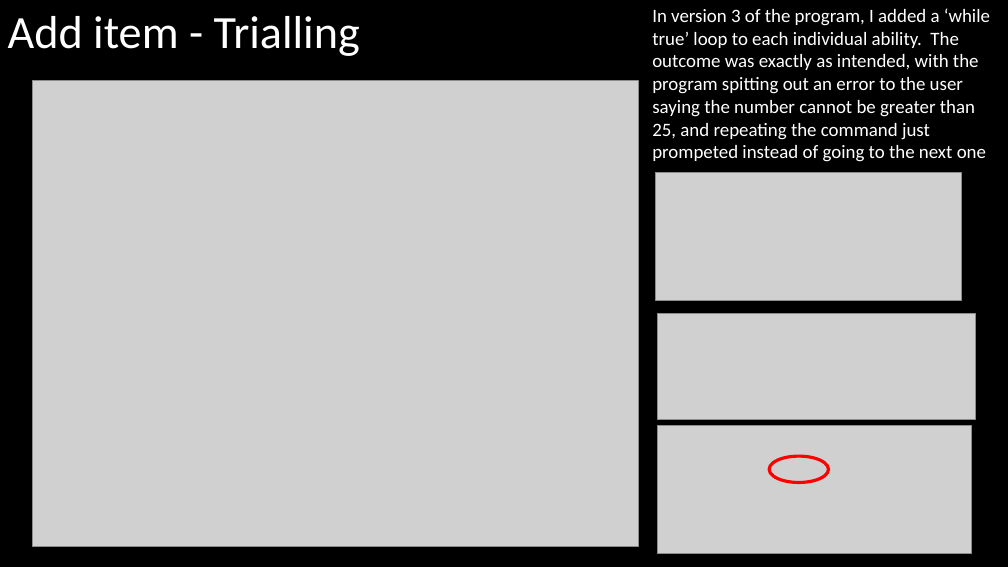
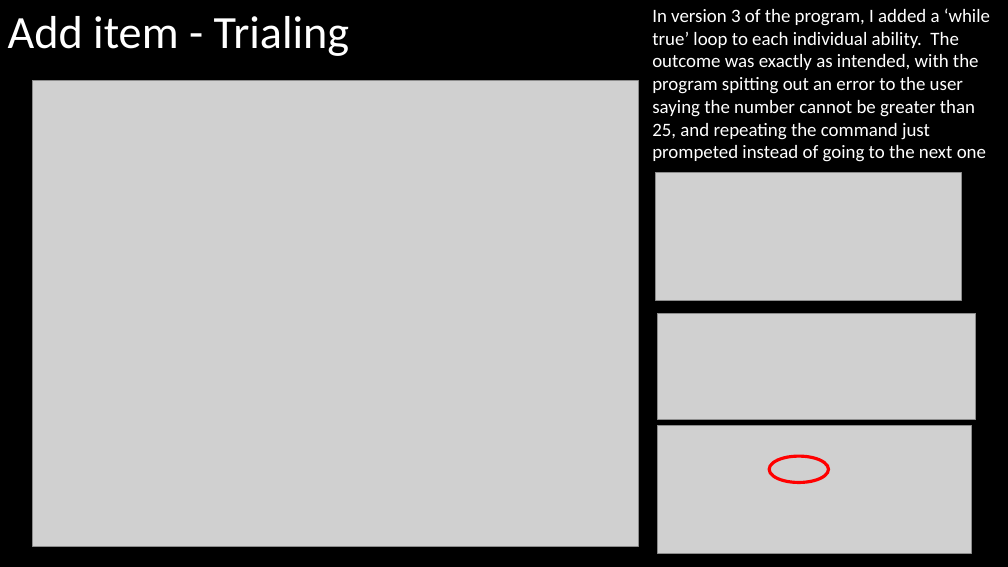
Before and after one commit to Joepapa101/2.7---2.8-Assessment, a slide deck: slide 10 of 2.7 and 2.8 Documentation Template.pptx. Drawn at 1008x567 pixels with LibreOffice and Linux fonts; fonts in the diff are those of the drawing; grey boxes stand for pictures. Boxes give left, top, right and bottom in pixels: in the first picture for what was removed or moved away, otherwise in the second. Text is boxed around its words. In the diff, an @@ line names an element or a change of style, - is before the commit and + after.

```diff
--- a/2.7 and 2.8 Documentation Template.pptx
+++ b/2.7 and 2.8 Documentation Template.pptx
@@ title at <box>8,16,350,56</box>: text changed @@
-Add item - Trialling
+Add item - Trialing
```
Also in this commit, not shown: 4 other slides changed, 25 slides added, 1 slide removed, 10 other files.
